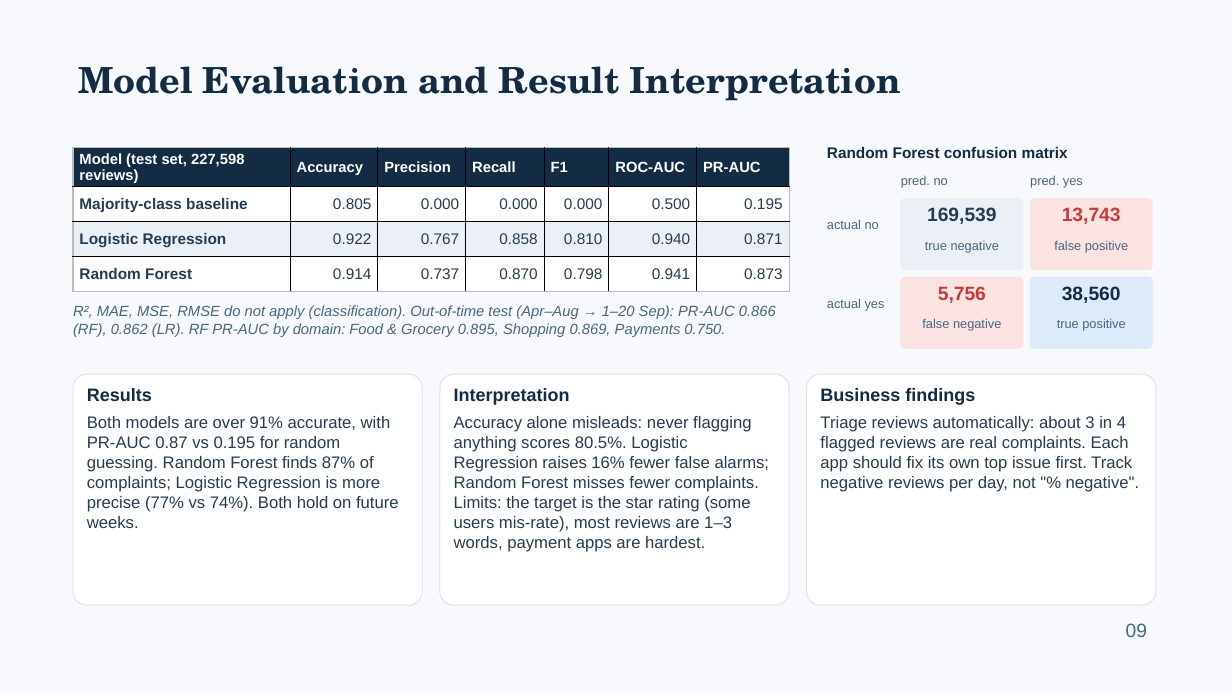
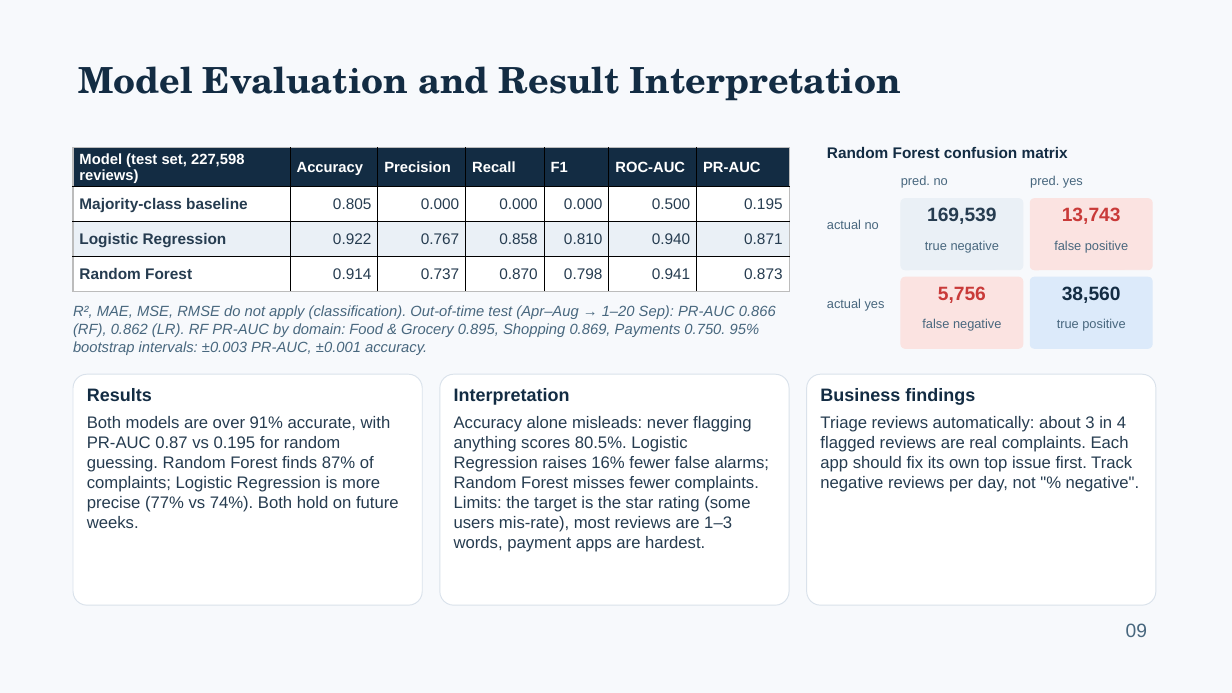
Before and after one commit to Adithya-Monish-Kumar-K/ba-capstone-app-reviews, a slide deck: slide 9 of docs/Review_1_Presentation.pptx. Drawn at 1232x693 pixels with LibreOffice and Linux fonts; fonts in the diff are those of the drawing. Boxes give left, top, right and bottom in pixels: in the first picture for what was removed or moved away, otherwise in the second. Text is boxed around its words. In the diff, an @@ line names an element or a change of style, - is before the commit and + after.

```diff
--- a/docs/Review_1_Presentation.pptx
+++ b/docs/Review_1_Presentation.pptx
@@ text at (x1=73, y1=305, x2=776, y2=355): text changed @@
-R², MAE, MSE, RMSE do not apply (classification). Out-of-time test (Apr–Aug → 1–20 Sep): PR-AUC 0.866 (RF), 0.862 (LR). RF PR-AUC by domain: Food & Grocery 0.895, Shopping 0.869, Payments 0.750.
+R², MAE, MSE, RMSE do not apply (classification). Out-of-time test (Apr–Aug → 1–20 Sep): PR-AUC 0.866 (RF), 0.862 (LR). RF PR-AUC by domain: Food & Grocery 0.895, Shopping 0.869, Payments 0.750. 95% bootstrap intervals: ±0.003 PR-AUC, ±0.001 accuracy.
```
Also in this commit, not shown: 6 other slides changed, 15 other files.
